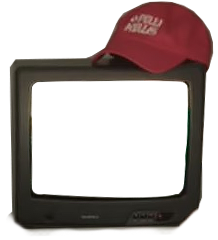
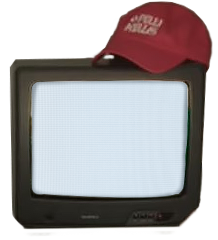
Comparing the layer stacks of the two (218, 240) images. Changes:
painted on "Layer 1" over bbox(6, 2, 214, 234)
added layer "Layer 3" (21%) above "Layer 2" over bbox(31, 80, 189, 199)
added layer "Layer 2" (40%) above "Background" over bbox(31, 80, 199, 211)
